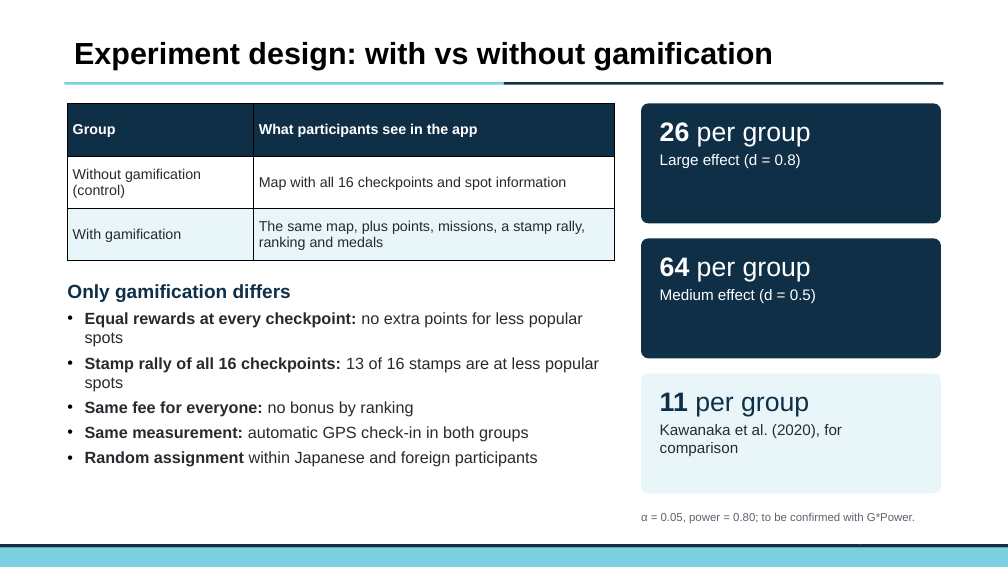
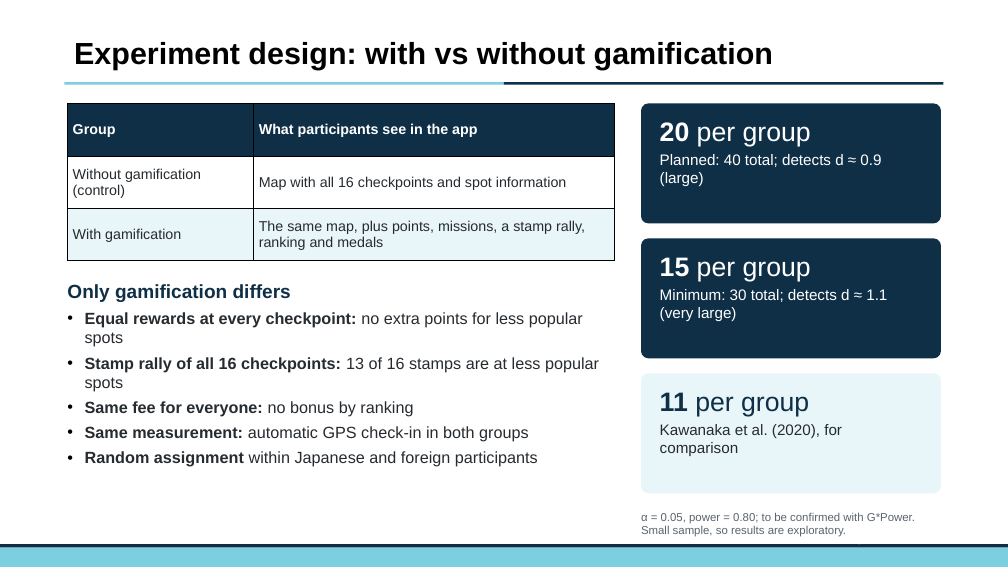
Before and after one commit to JakeChoi03/GitHub, a slide deck: slide 9 of reports/Asakusa_progress_report.pptx. Drawn at 1008x567 pixels with LibreOffice and Linux fonts; fonts in the diff are those of the drawing; background and template pictures are left out. Boxes give left, top, right and bottom in pixels: in the first picture for what was removed or moved away, otherwise in the second. Text is boxed around its words. In the diff, an @@ line names an element or a change of style, - is before the commit and + after.

```diff
--- a/reports/Asakusa_progress_report.pptx
+++ b/reports/Asakusa_progress_report.pptx
@@ text at box(660, 122, 881, 186): text changed @@
-26 per group
-Large effect (d = 0.8)
+20 per group
+Planned: 40 total; detects d ≈ 0.9 (large)
@@ text at box(660, 257, 887, 321): text changed @@
-64 per group
-Medium effect (d = 0.5)
+15 per group
+Minimum: 30 total; detects d ≈ 1.1 (very large)
@@ text at box(641, 512, 915, 537): text changed @@
-α = 0.05, power = 0.80; to be confirmed with G*Power.
+α = 0.05, power = 0.80; to be confirmed with G*Power. Small sample, so results are exploratory.
```
Also in this commit, not shown: 4 other slides changed.
